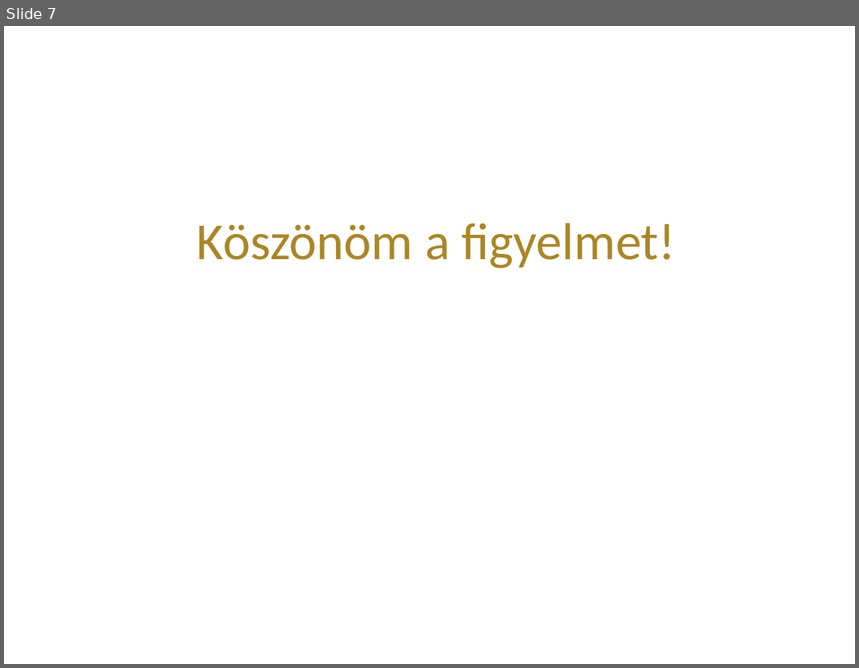
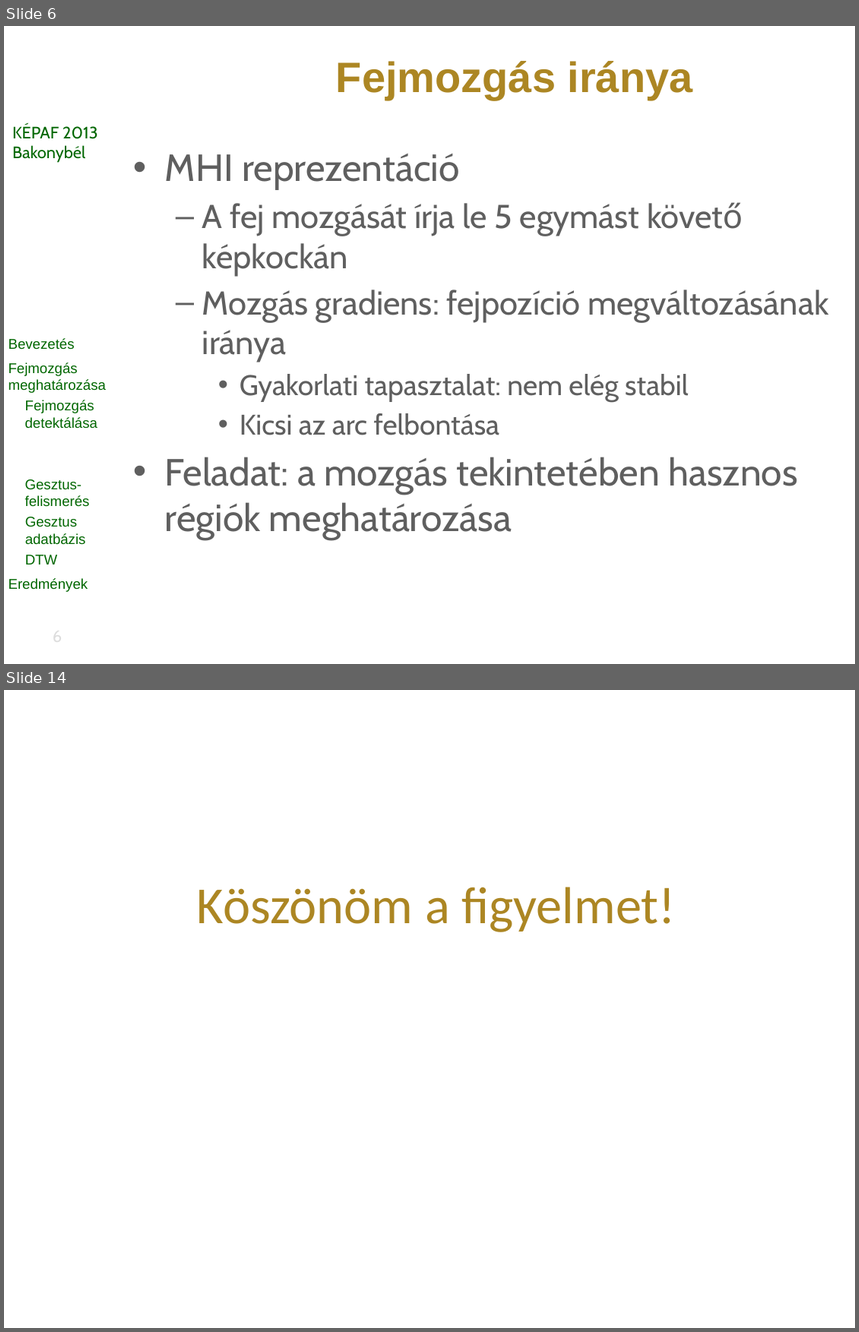
Before and after one commit to vohoaiviet/face-gesture-api, a slide deck: HeadMovement/research/kepaf/ppt/bertok.kornel.kepaf.2013.pptx. Shown one above the other, each under a label of ours: slide 7 before the commit, slides 6 and 14 after it; the slides between them are not shown. The pictures are 859x668 and 859x1332 pixels, drawn with LibreOffice and Linux fonts; fonts in the diff are those of the drawing; background and template pictures are left out. Boxes give left, top, right and bottom in pixels: in the first picture for what was removed or moved away, otherwise in the second. Text is boxed around its words. In the diff, an @@ line names an element or a change of style, - is before the commit and + after.

```diff
--- a/HeadMovement/research/kepaf/ppt/bertok.kornel.kepaf.2013.pptx
+++ b/HeadMovement/research/kepaf/ppt/bertok.kornel.kepaf.2013.pptx
@@ slide 6 added at <box>4,26,855,664</box>, background picture (left out) @@
@@ title added at <box>336,61,693,100</box>, 36 pt, text #AC8623, bold @@
+Fejmozgás iránya
@@ text added at <box>12,125,98,163</box>, 14 pt, text #006600 @@
+KÉPAF 2013
+Bakonybél
@@ text added at <box>165,154,829,539</box>, 28 pt, text #5F5F5F @@
+• MHI reprezentáció
+  – A fej mozgását írja le 5 egymást követő képkockán
+  – Mozgás gradiens: fejpozíció megváltozásának iránya
+    • Gyakorlati tapasztalat: nem elég stabil
+    • Kicsi az arc felbontása
+• Feladat: a mozgás tekintetében hasznos régiók meghatározása
@@ text added at <box>9,338,106,592</box>, 12 pt, text #006600 @@
+Bevezetés
+Fejmozgás meghatározása
+Fejmozgás detektálása
+Fejmozgás iránya
+Gesztus-felismerés
+Gesztus adatbázis
+DTW
+Eredmények
@@ page number added at <box>18,622,97,651</box>, 14 pt, text #DDDDDD @@
+6
@@ what was slide 7 is now slide 14 @@
```
Also in this commit, not shown: 1 slide changed, 7 other slides added, 1 slide removed, 4 other files.
